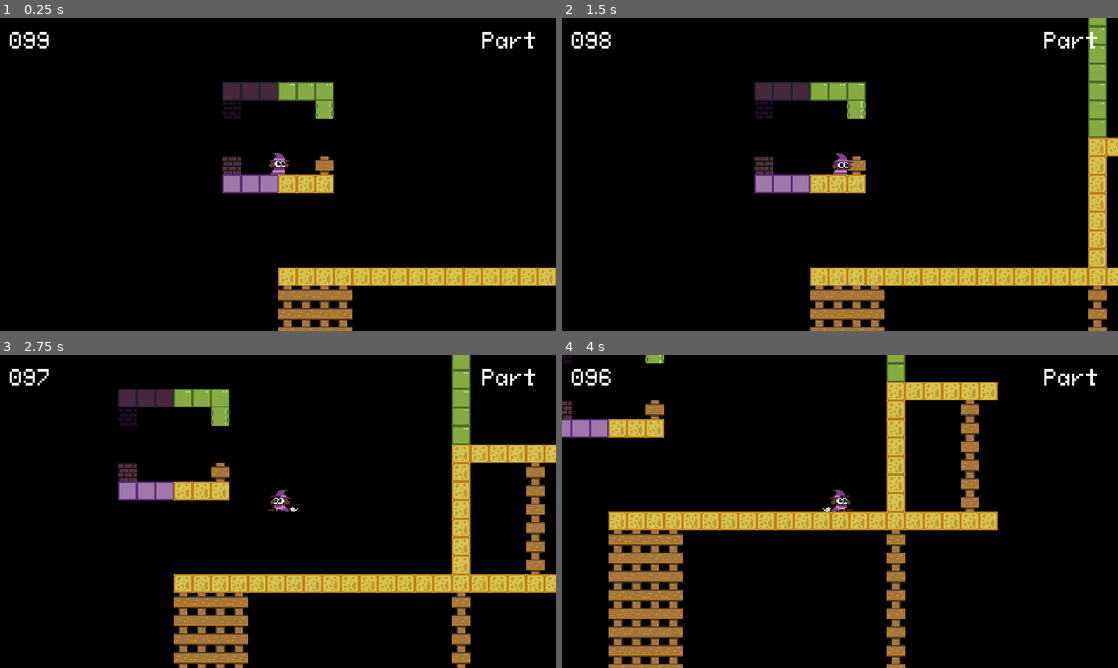
Above: before the commit, frames 1-4 (two rows, left to right).
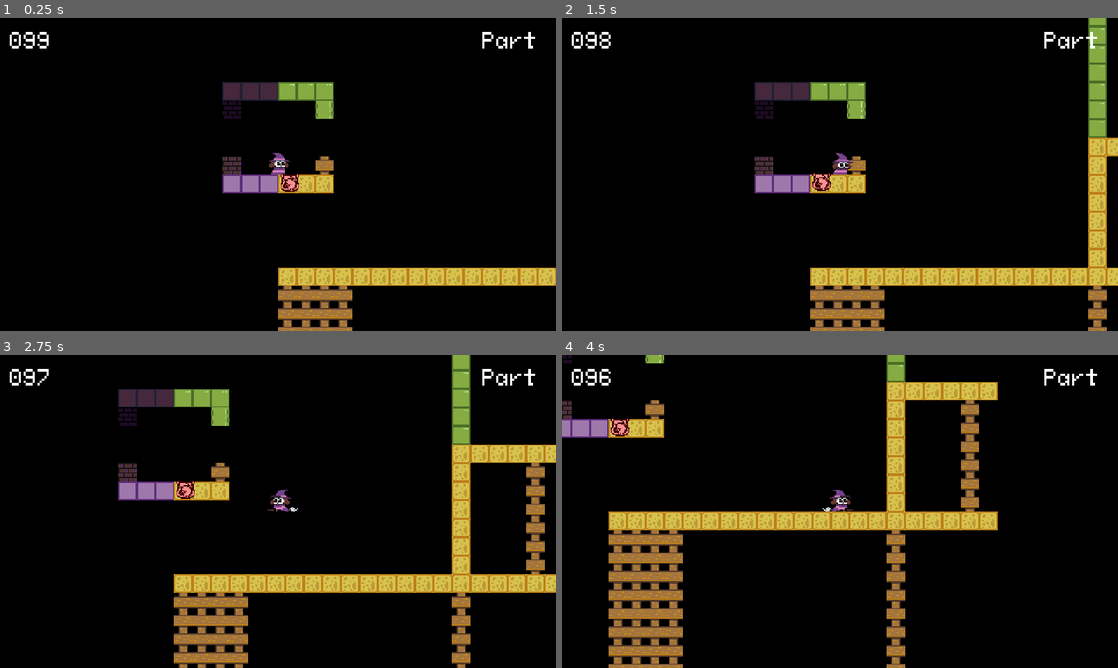
Above: after the commit, the same moments.

Repository: vitimesthree/LD55
Game: Godot game, scene res://main.tscn
Two runs of this game, one before a commit and one after it. Both use one fixed random seed, a clock stepped at 60 frames per second and the inputs below.
Inputs:
- Up to frame 1 (0.25 s): no input
- Up to frame 2 (1.5 s): tap Enter at 0.5 s; hold X (broom) 0.53-1.28 s; hold Right (move_right) from 0.53 s (still down); tap Z (jump) at 0.77 s; tap X (broom) at 1.35 s
- Up to frame 3 (2.75 s): tap Z (jump) at 1.52 s; release Right (move_right) at 2.03 s; hold Left (move_left) from 2.03 s (still down); hold X (broom) from 2.03 s (still down)
- Up to frame 4 (4 s): release Left (move_left) at 2.78 s; release X (broom) at 2.78 s; hold Right (move_right) from 2.78 s (still down); tap X (broom) at 2.85 s; tap Z (jump) at 3.02, 3.77 s; hold X (broom) from 3.53 s (still down)

The runs differ from the first frame. In frame 1, 0.2% of the frame differs, in the area x 50-54%, y 49-56%; in frame 2, 0.2%; in frame 3, 0.2%; in frame 4, 0.2%.

Commit message:
main spawns prompt parts on load

Diff:
--- a/entities/demonpart.gd
+++ b/entities/demonpart.gd
@@ -11,8 +11,7 @@
 # Called when the node enters the scene tree for the first time.
 func _ready():
 	# debug
-	createPart()
-	init_pos = position
+	#createPart()
 	pass
 
 # Called every frame. 'delta' is the elapsed time since the previous frame.
@@ -62,3 +61,4 @@
 			demon_type = "crab"
 			animator.frame = 3
 	animator.pause()
+	init_pos = position
--- a/global.gd
+++ b/global.gd
@@ -1,8 +1,7 @@
 extends Node
 
 var prompt : int = 0
-var parts_spawned : Array = []
-var parts_collected : Array = []
+
 
 
 # Called when the node enters the scene tree for the first time.
--- /dev/null
+++ b/main.gd
@@ -0,0 +1,25 @@
+extends Node2D
+
+var parts_spawned : Array = []
+var parts_collected : Array = []
+var demon_part = preload("res://entities/demonpart.tscn")
+
+@onready var parts_holder : Node2D = $Parts
+
+# Called when the node enters the scene tree for the first time.
+func _ready():
+	spawn_parts()
+
+
+# Called every frame. 'delta' is the elapsed time since the previous frame.
+func _process(delta):
+	pass
+
+func spawn_parts():
+	# Spawning parts that match the prompt
+	for r in range(0,6):
+		var newpart = demon_part.instantiate()
+		parts_holder.add_child(newpart)
+		parts_spawned.append(newpart)
+		newpart.position = $Player.position + Vector2(10,10)
+		newpart.createPart(Global.prompt, r)
--- a/main.tscn
+++ b/main.tscn
@@ -1,10 +1,12 @@
-[gd_scene load_steps=4 format=3 uid="uid://cquegfrh7vta0"]
+[gd_scene load_steps=5 format=3 uid="uid://cquegfrh7vta0"]
 
 [ext_resource type="PackedScene" uid="uid://sw3xs3fsxlo8" path="res://ui/hud.tscn" id="1_6jei3"]
+[ext_resource type="Script" path="res://main.gd" id="1_h6csy"]
 [ext_resource type="PackedScene" uid="uid://c0mc1wn1v04wc" path="res://world/world.tscn" id="2_f5gsf"]
 [ext_resource type="PackedScene" uid="uid://cfog5t5oqssai" path="res://entities/player.tscn" id="3_s4mts"]
 
 [node name="Main" type="Node2D"]
+script = ExtResource("1_h6csy")
 
 [node name="World" parent="." instance=ExtResource("2_f5gsf")]
 
@@ -25,3 +27,5 @@
 limit_top = 0
 limit_right = 1440
 limit_bottom = 784
+
+[node name="Parts" type="Node2D" parent="."]
